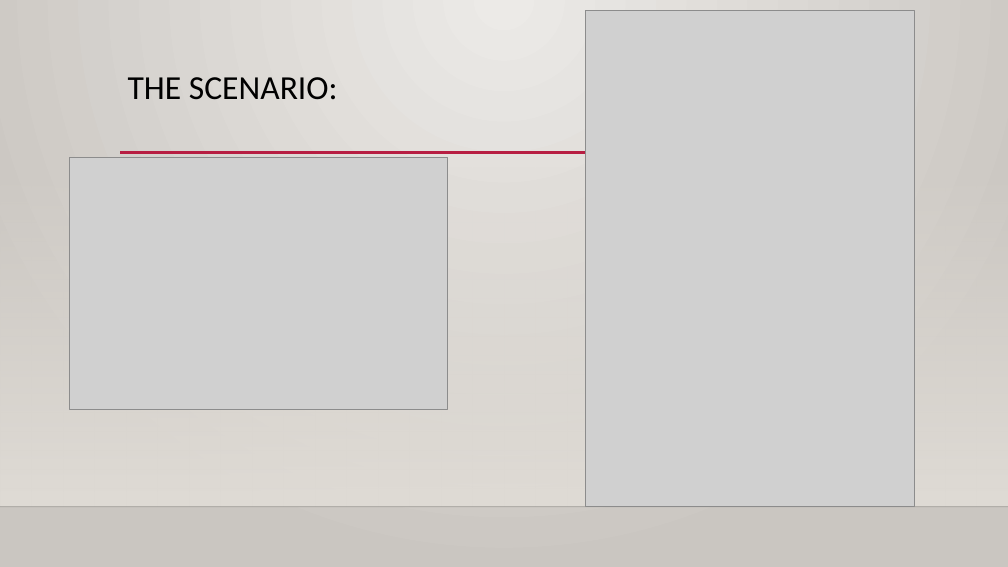
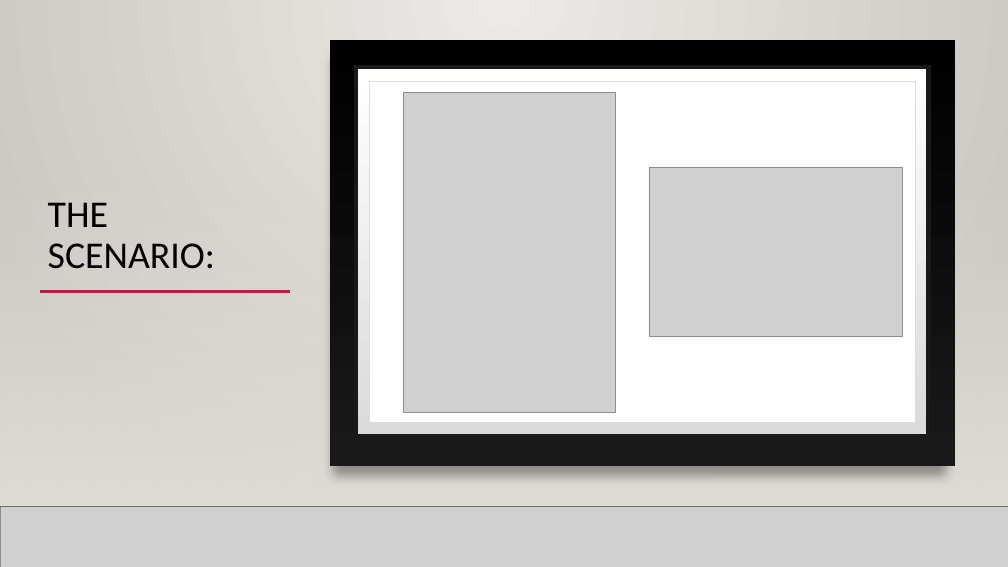
Before and after one commit to scavazos4/Project_One, a slide deck: slide 2 of Sacramento Real Estate.pptx. Drawn at 1008x567 pixels with LibreOffice and Linux fonts; fonts in the diff are those of the drawing; grey boxes stand for pictures; background and template pictures are left out. Boxes give left, top, right and bottom in pixels: in the first picture for what was removed or moved away, otherwise in the second. Text is boxed around its words. In the diff, an @@ line names an element or a change of style, - is before the commit and + after.

```diff
--- a/Sacramento Real Estate.pptx
+++ b/Sacramento Real Estate.pptx
@@ rectangle added at bbox=[0, 0, 1008, 567], fill gradient #ECEAE7 to #CAC7C1 @@
@@ rectangle added at bbox=[330, 40, 955, 466], fill gradient #000001 to #191919 @@
@@ rectangle added at bbox=[356, 67, 929, 436], fill gradient #DADADA to #FFFFFE, outline #191919 4 pt @@
@@ rectangle added at bbox=[370, 81, 916, 423], fill #FFFFFF, outline #DFDBD5 0.5 pt @@
@@ picture: place and size @@
-picture at bbox=[586, 10, 914, 506]
+picture at bbox=[404, 92, 616, 412]
@@ title "THE SCENARIO:": place and size @@
-title "THE SCENARIO:" at bbox=[128, 77, 338, 100]
+title "THE SCENARIO:" at bbox=[48, 202, 215, 269]
@@ title "THE SCENARIO:" at bbox=[48, 202, 215, 269]: size 32 to 36 pt; vertical alignment top to bottom @@
@@ rectangle added at bbox=[0, 167, 1008, 507], fill gradient #DFDBD5 @@
@@ rectangle added at bbox=[0, 167, 1008, 507], fill gradient #DFDBD5 @@
@@ picture: place and size @@
-picture at bbox=[70, 157, 448, 409]
+picture at bbox=[649, 168, 902, 337]
@@ line added from (40, 292) to (290, 292), #B71E42 2.5 pt @@
@@ line added from (200, 292) to (914, 292), #B71E42 2.5 pt @@
@@ line added from (0, 507) to (1008, 507), #000001 1 pt @@
@@ picture added at bbox=[0, 507, 1008, 567] @@
@@ line added from (0, 507) to (1008, 507), #000001 1 pt @@
```
Also in this commit, not shown: 6 other slides changed, 2 slides added, 3 slides removed, 2 other files.
